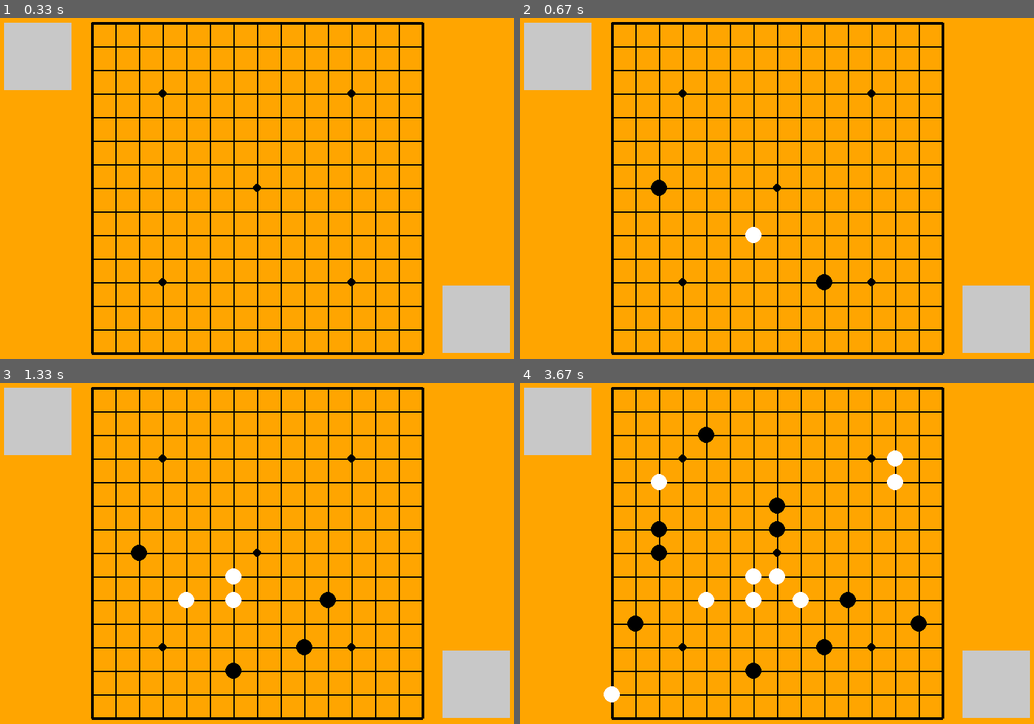
Above: before the commit, frames 1-4 (two rows, left to right).
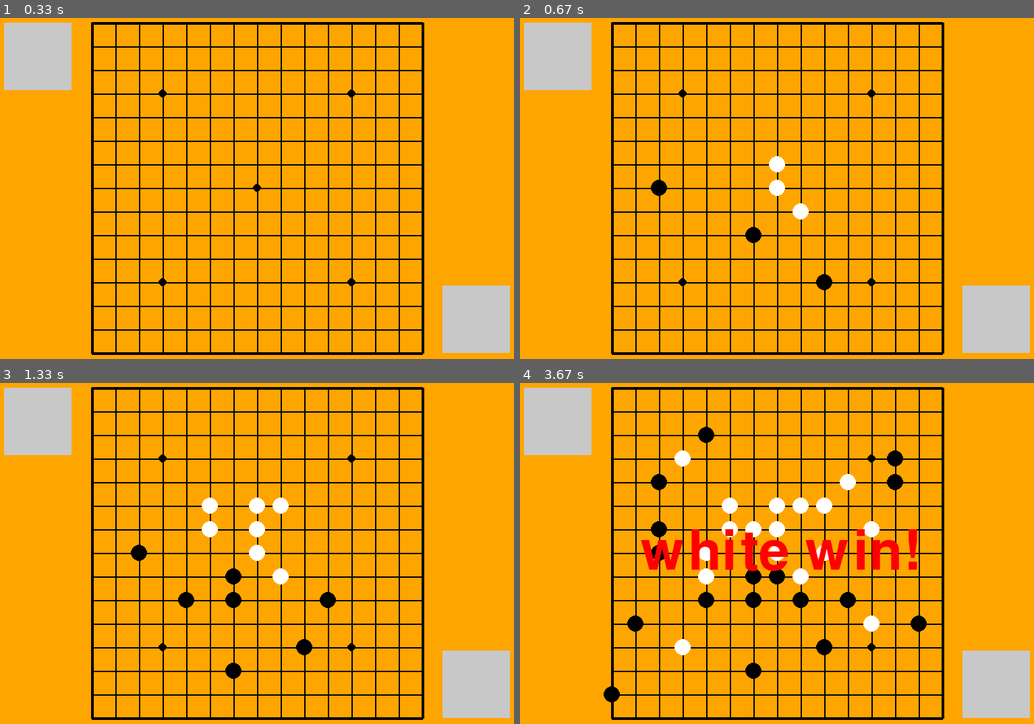
Above: after the commit, the same moments.

Repository: seancheng33/PygameProject
Game: pygame game, started from gobang/gobang.py
The game is run twice, just before and just after one commit, with the same random seed, the same clock (stepped at 60 frames per second) and the same inputs.
Inputs (mouse positions are in pixels of both pictures, inside the frame that each line leads up to):
- Up to frame 1 (0.33 s): no input
- Up to frame 2 (0.67 s): press the mouse at (648, 191) at 0.37 s; move the mouse to (741, 232) at 0.47 s; release the mouse at (833, 277) at 0.6 s
- Up to frame 3 (1.33 s): press the mouse at (128, 556) at 0.7 s; move the mouse to (226, 570) at 0.8 s; release the mouse at (323, 587) at 0.93 s; press the mouse at (128, 556) at 1.03 s; move the mouse to (185, 608) at 1.13 s; release the mouse at (236, 659) at 1.27 s
- Up to frame 4 (3.67 s): press the mouse at (648, 556) at 1.37 s; move the mouse to (787, 584) at 1.47 s; release the mouse at (920, 614) at 1.6 s; press the mouse at (648, 556) at 1.7 s; move the mouse to (807, 608) at 1.8 s; release the mouse at (967, 659) at 1.93 s; press the mouse at (648, 556) at 2.03 s; move the mouse to (771, 519) at 2.13 s; release the mouse at (895, 481) at 2.27 s; press the mouse at (648, 556) at 2.37 s; move the mouse to (777, 505) at 2.47 s; release the mouse at (900, 454) at 2.6 s; press the mouse at (648, 556) at 2.7 s; move the mouse to (658, 519) at 2.8 s; release the mouse at (663, 481) at 2.93 s; press the mouse at (648, 556) at 3.03 s; move the mouse to (633, 628) at 3.13 s; release the mouse at (617, 703) at 3.27 s; click (694, 420) at 3.38 s

Frame 1 is identical in both runs. In frame 2, 0.5% of the frame differs, in the area x 43-57%, y 40-67%; in frame 3, 1.1%; in frame 4, 5.3%, in the area x 16-78%, y 19-94%.

Commit message:
可以实现伪人机对战，及白子会自动下子，但是位置随机。不能得到较佳的落子效果

Diff:
--- a/gobang/gobang.py
+++ b/gobang/gobang.py
@@ -4,6 +4,7 @@
 @CreateTime   : 2019/1/14
 @Program      : 五子棋游戏
 """
+import random
 import sys
 import pygame
 from pygame import *
@@ -18,12 +19,65 @@
 def ai_scan(chess_array):
     # 对棋子的数组进行扫描，根据情况得到对当前棋局的加分判断。然后选取返回数字最高的一个数的二维坐标，电脑根据这个坐标来落子。
     # 如果存在多个数值一样高的话，就随机选择其中的一个即可。
-    row = 0
-    col = 0
 
     point_array = [[0 for i in range(len(chess_array[0]))] for j in range(len(chess_array))]  # 初始化一个全0的分值
 
-
+    for col in range(len(chess_array)):
+        for row in range(len(chess_array[col])):
+            chess = chess_array[row][col]
+
+            # 判断竖
+            for i in range(15):
+                # 需要控制下标越界的问题
+                if (col + i) < 15 and chess_array[row][col + i] == chess:
+                    point_array[row][col] += 1
+                if (col - i) > -1 and chess_array[row][col - i] == chess:
+                    point_array[row][col] += 1
+
+            # 判断横
+            for i in range(15):
+                # 需要控制下标越界的问题
+                if (row + i) < 15 and chess_array[row + i][col] == chess:
+                    point_array[row][col] += 1
+                if (row - i) > -1 and chess_array[row - i][col] == chess:
+                    point_array[row][col] += 1
+
+            # 判断左斜
+            same_chess = 0
+            for i in range(15):
+                # 需要控制下标越界的问题
+                if (col + i) < 15 and (row + i) < 15 and chess_array[row + i][col + i] == chess:
+                    point_array[row][col] += 1
+                if (col - i) > -1 and (row - i) > -1 and chess_array[row - i][col - i] == chess:
+                    point_array[row][col] += 1
+
+            # 判断右斜
+            same_chess = 0
+            for i in range(15):
+                # 需要控制下标越界的问题
+                if (col + i) < 15 and (row - i) > -1 and chess_array[row - i][col + i] == chess:
+                    point_array[row][col] += 1
+                if (col - i) > -1 and (row + i) < 15 and chess_array[row + i][col - i] == chess:
+                    point_array[row][col] += 1
+
+    max_list = []
+    max_num = 0
+    for j in range(len(point_array)):
+        for i in range(len(point_array[j])):
+            if point_array[j][i] > max_num:
+                max_num = point_array[j][i]
+                max_list.clear()
+                max_list.append([j, i])
+            elif point_array[j][i] == max_num:
+                max_list.append([j, i])
+
+    if len(max_list) > 1:
+        tmp = random.choice(max_list)
+    else:
+        tmp = max_list[0]
+
+    row = tmp[0]
+    col = tmp[1]
 
     return row, col
 
@@ -161,18 +215,19 @@
                 col = (mouseY - 55 - 15) // 35 + 1
                 # row和col必须是在0~14之间，不然就会报列表越界异常。
                 if not iswin and -1 < row < 15 and -1 < col < 15 and chess_array[row][col] == 0:
-                    if isblack:
-                        chess_array[row][col] = 1
-                        if game_win(chess_array, row, col):
-                            win_str = 'black win!'
-                            iswin = True
-                        isblack = False
-                    else:
-                        chess_array[row][col] = 2
-                        if game_win(chess_array, row, col):
-                            win_str = 'white win!'
-                            iswin = True
-                        isblack = True
+                    chess_array[row][col] = 1
+                    if game_win(chess_array, row, col):
+                        win_str = 'black win!'
+                        iswin = True
+                    isblack = False
+
+        if not iswin and not isblack:
+            x, y = ai_scan(chess_array)
+            chess_array[x][y] = 2
+            if game_win(chess_array, x, y):
+                win_str = 'white win!'
+                iswin = True
+            isblack = True
 
         # 如果游戏胜利，就显示胜利的画面
         if iswin:
